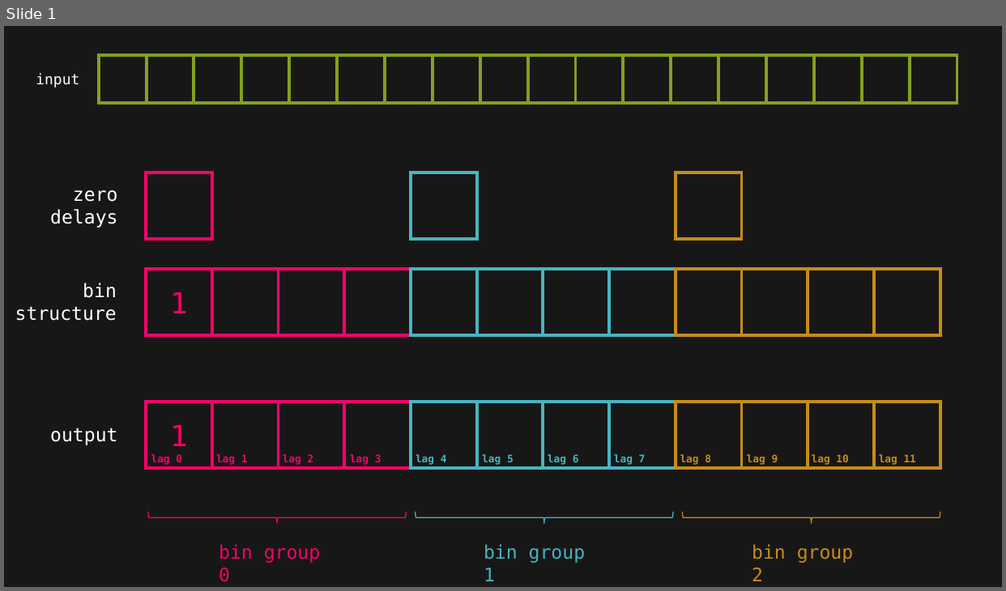
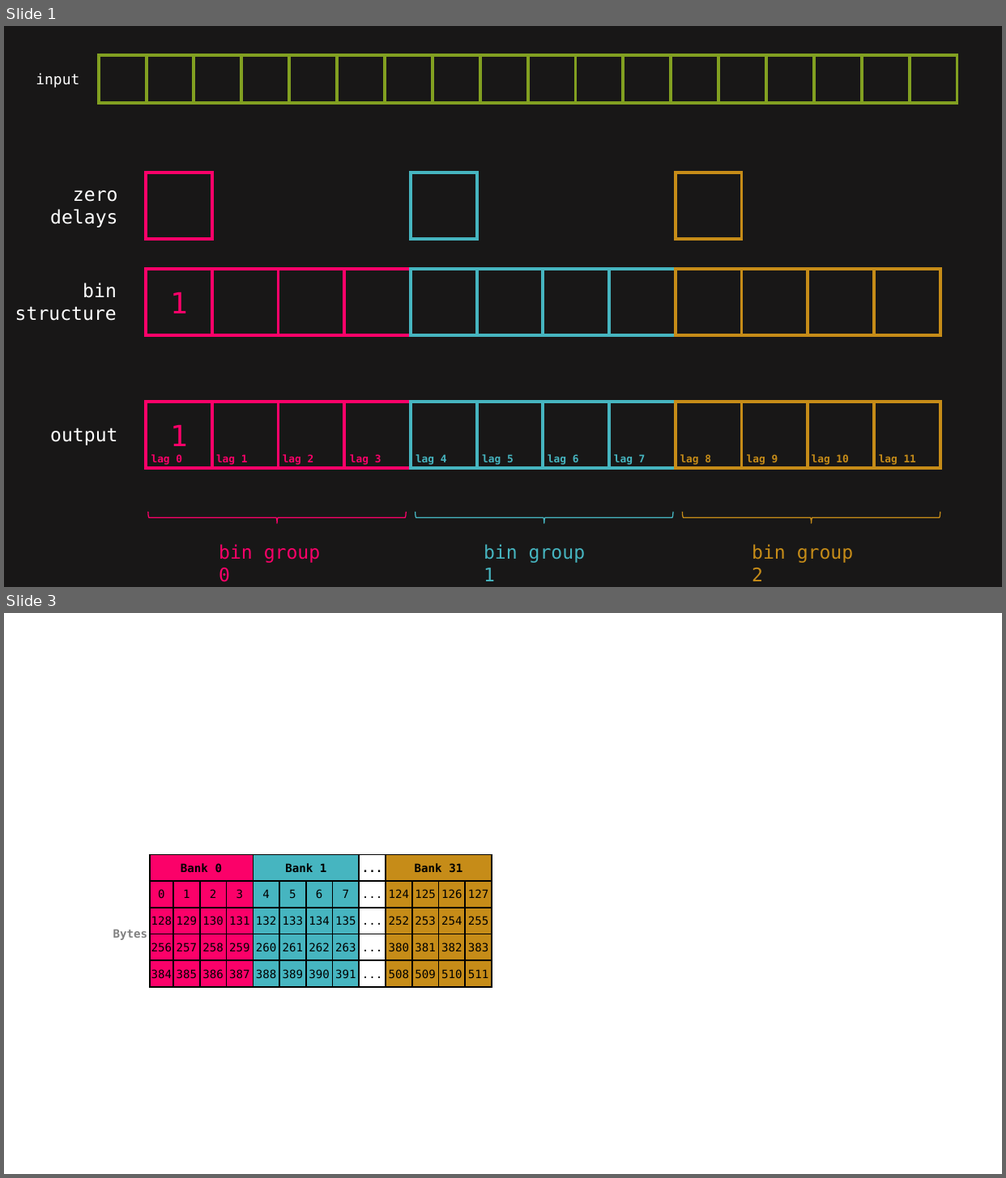
Before and after one commit to Lapo9/AutocorrelationCUDA, a slide deck: documentation/AlgorithmPresentation.pptx. Shown one above the other, each under a label of ours: slide 1 before the commit, slides 1 and 3 after it; the slides between them are not shown. The pictures are 1006x591 and 1006x1178 pixels, drawn with LibreOffice and Linux fonts; fonts in the diff are those of the drawing. Boxes give left, top, right and bottom in pixels: in the first picture for what was removed or moved away, otherwise in the second. Text is boxed around its words. In the diff, an @@ line names an element or a change of style, - is before the commit and + after.

```diff
--- a/documentation/AlgorithmPresentation.pptx
+++ b/documentation/AlgorithmPresentation.pptx
@@ slide 3 added at [4,613,1002,1174], background #FFFFFF @@
@@ table added at [111,855,488,987], 5 rows, 14 columns @@
+ | Bank 0 |  |  |  | Bank 1 |  |  |  | ... | Bank 31 |  |  | 
+Bytes | 0 | 1 | 2 | 3 | 4 | 5 | 6 | 7 | ... | 124 | 125 | 126 | 127
+ | 128 | 129 | 130 | 131 | 132 | 133 | 134 | 135 | ... | 252 | 253 | 254 | 255
+ | 256 | 257 | 258 | 259 | 260 | 261 | 262 | 263 | ... | 380 | 381 | 382 | 383
+ | 384 | 385 | 386 | 387 | 388 | 389 | 390 | 391 | ... | 508 | 509 | 510 | 511
```
Also in this commit, not shown: 1 slide changed, 4 other files.
